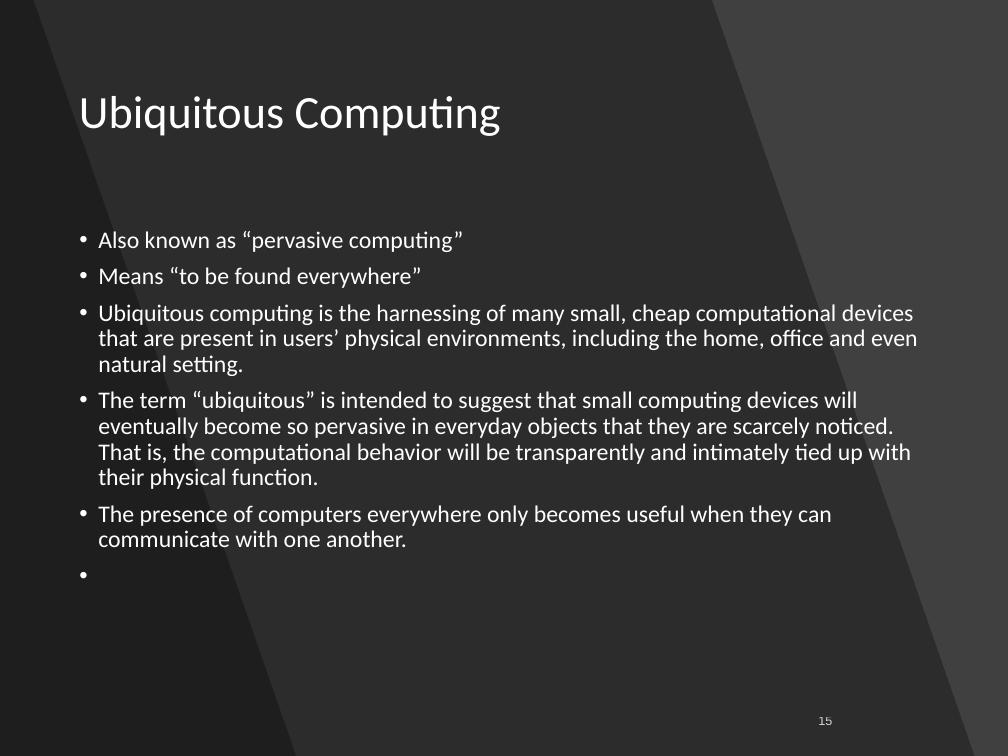
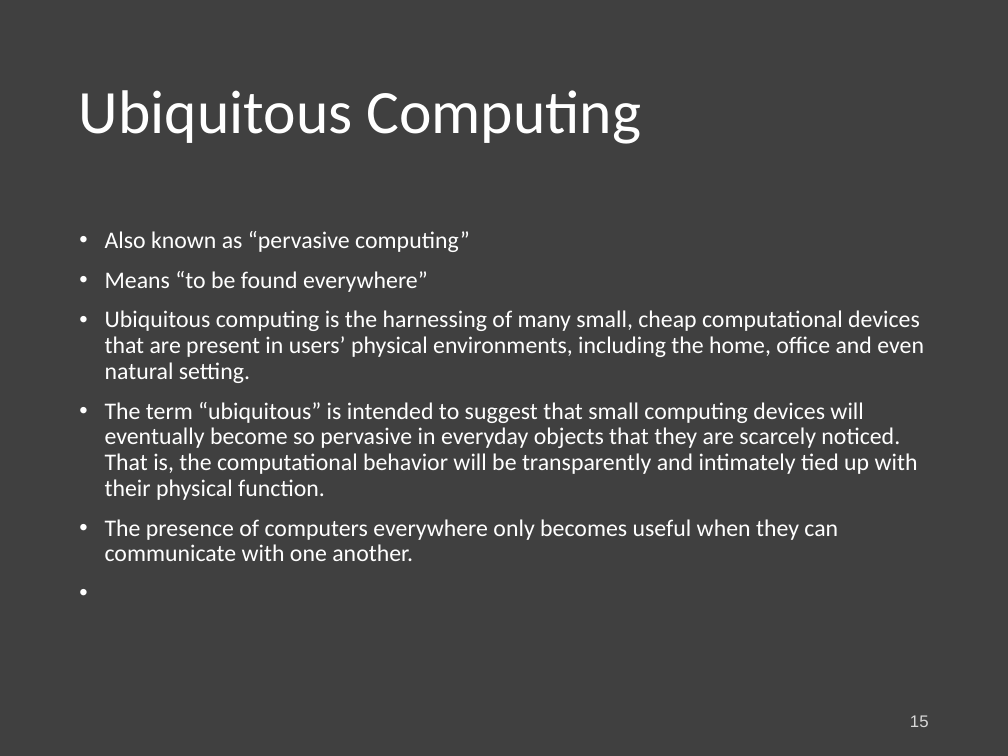
Before and after one commit to shakiliitju/M.Sc-in-ICT, a slide deck: slide 15 of MICT-5102 Cloud Computing/Lecture/Lecture2.pptx. Drawn at 1008x756 pixels with LibreOffice and Linux fonts; fonts in the diff are those of the drawing. Boxes give left, top, right and bottom in pixels: in the first picture for what was removed or moved away, otherwise in the second. Text is boxed around its words. In the diff, an @@ line names an element or a change of style, - is before the commit and + after.

```diff
--- a/MICT-5102 Cloud Computing/Lecture/Lecture2.pptx
+++ b/MICT-5102 Cloud Computing/Lecture/Lecture2.pptx
@@ freeform shape removed at [0, 0, 975, 756] @@
@@ freeform shape removed at [0, 0, 296, 756] @@
@@ title "Ubiquitous Computing" at [79, 90, 641, 144]: size 33 to 44 pt @@
@@ text "Also known as “pervasive computing”" at [105, 231, 924, 561]: indent changed; more space between paragraphs @@
@@ page number at [910, 715, 929, 727]: size 9 to 12 pt; alignment centre to right @@
```
Also in this commit, not shown: 53 other slides changed, 8 other files.
